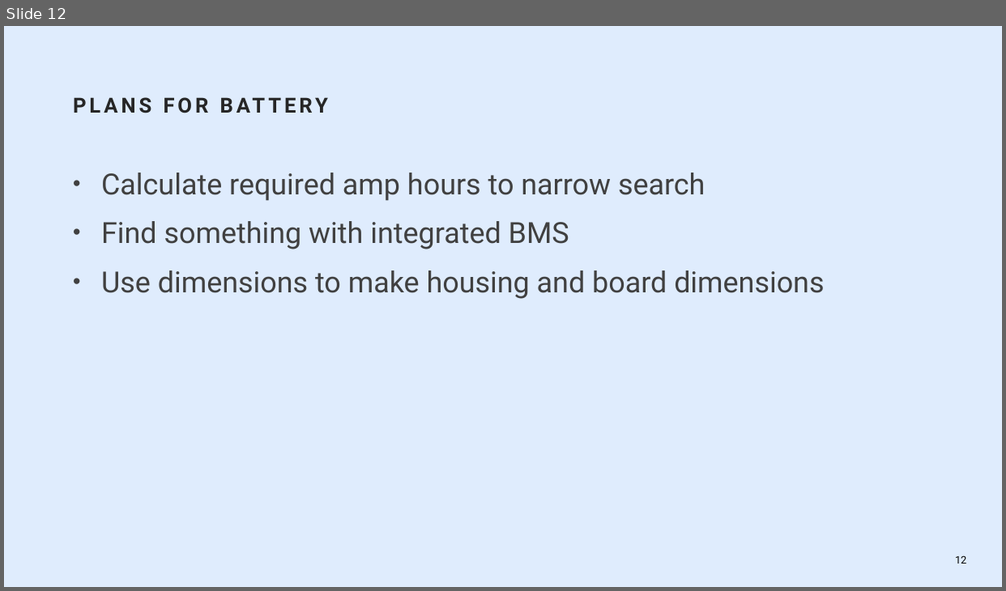
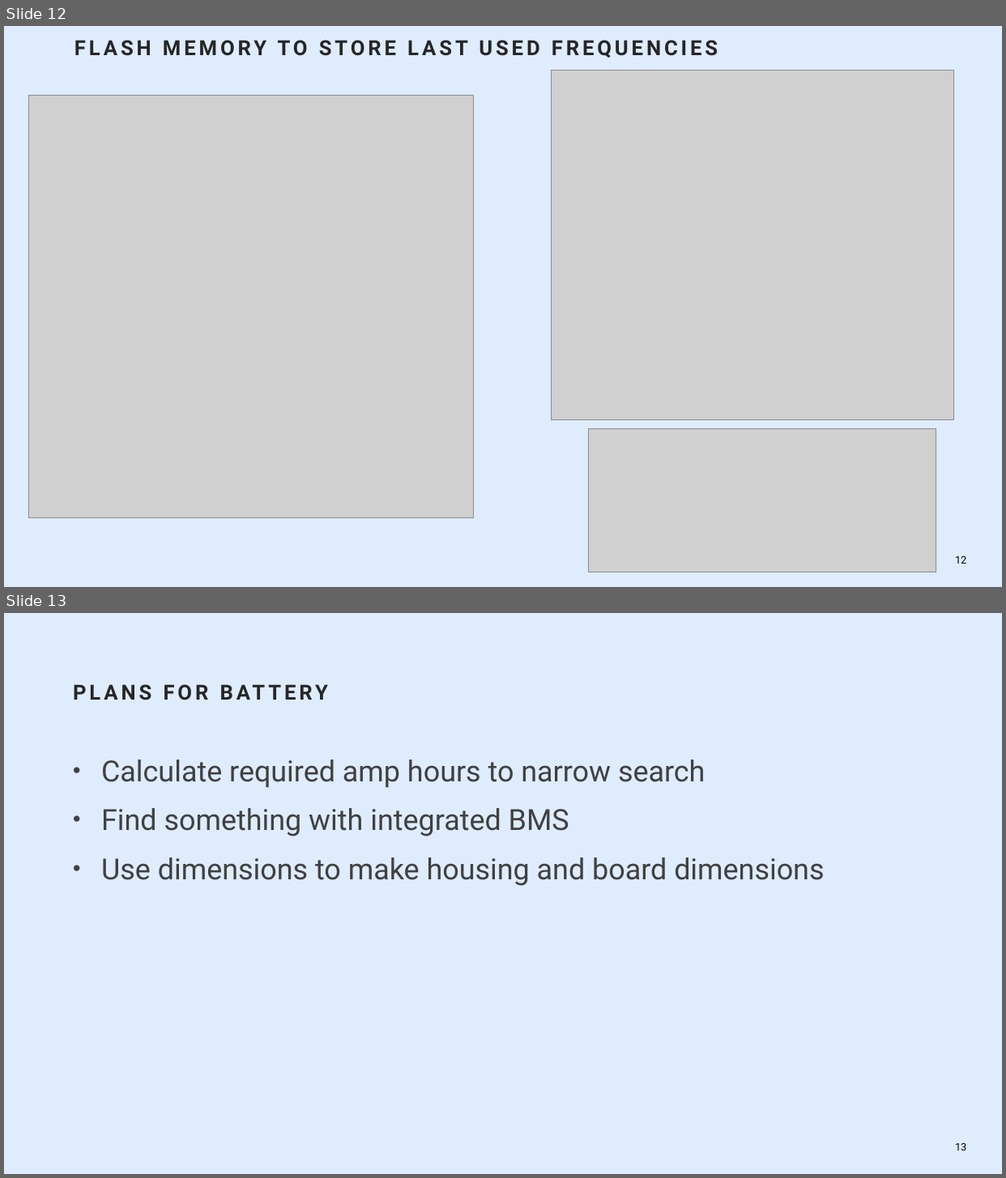
Before and after one commit to tylerwhite26/ECE_455_Brain_Stimulator, a slide deck: Presentations/Week_8_Presentation.pptx. Shown one above the other, each under a label of ours: slide 12 before the commit, slides 12 and 13 after it. The pictures are 1006x591 and 1006x1178 pixels, drawn with LibreOffice and Linux fonts; fonts in the diff are those of the drawing; grey boxes stand for pictures; background and template pictures are left out. Boxes give left, top, right and bottom in pixels: in the first picture for what was removed or moved away, otherwise in the second. Text is boxed around its words. In the diff, an @@ line names an element or a change of style, - is before the commit and + after.

```diff
--- a/Presentations/Week_8_Presentation.pptx
+++ b/Presentations/Week_8_Presentation.pptx
@@ slide 12 added at [4, 26, 1002, 587], background #DFECFD @@
@@ title added at [74, 40, 718, 58], 20 pt, text #262626, bold @@
+FLASH MEMORY TO STORE LAST USED FREQUENCIES
@@ picture added at [552, 71, 954, 420] @@
@@ picture added at [28, 96, 474, 518] @@
@@ picture added at [588, 429, 936, 573] @@
@@ page number added at [955, 556, 966, 564], 10 pt, text #000000 @@
+12
@@ what was slide 12 is now slide 13 @@
@@ page number at [955, 1143, 966, 1151]: text changed @@
-12
+13
```
Also in this commit, not shown: 1 other slide added.
